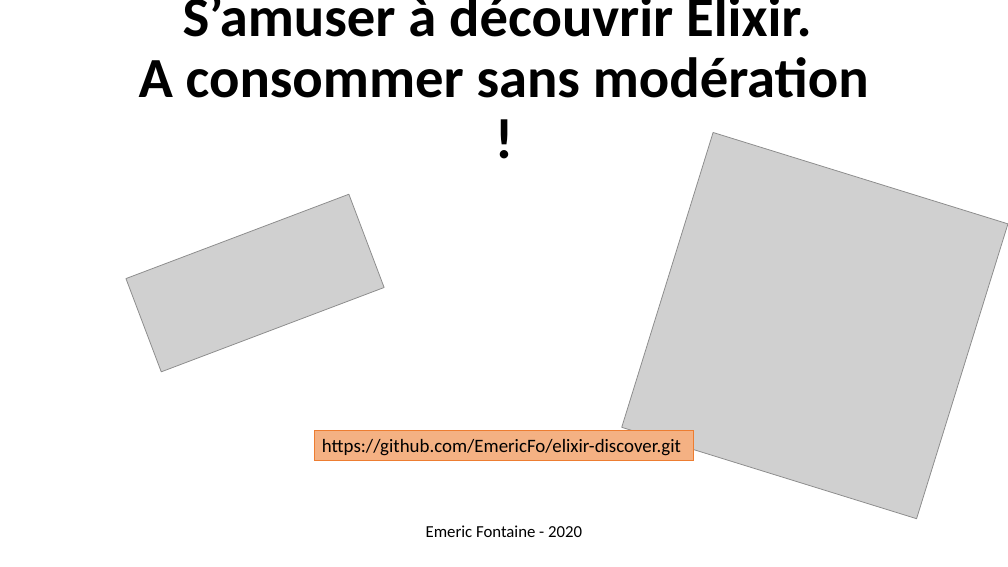
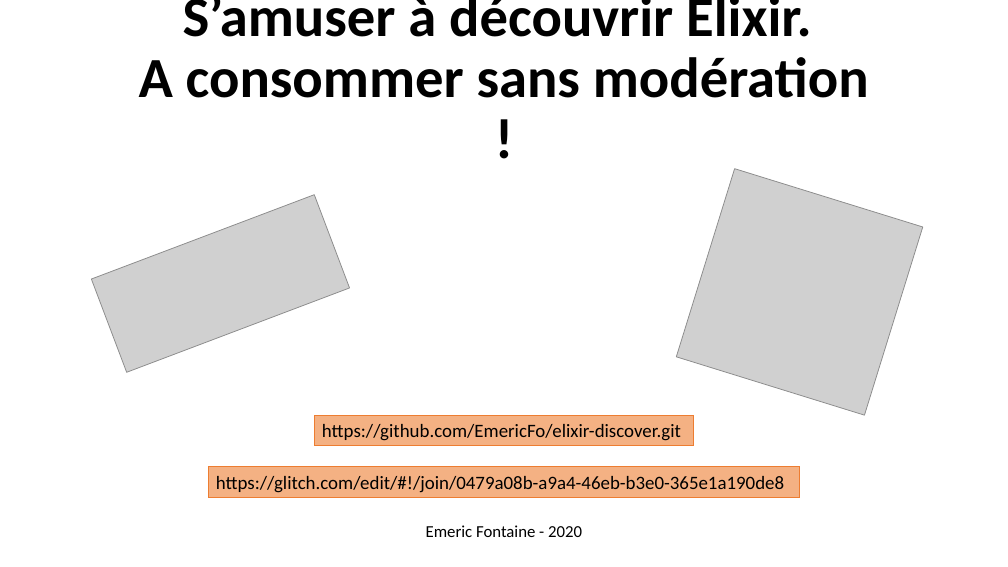
Before and after one commit to EmericFo/elixir-discover, a slide deck: slide 1 of DTD2020-elixir.pptx. Drawn at 1008x567 pixels with LibreOffice and Linux fonts; fonts in the diff are those of the drawing; grey boxes stand for pictures; background and template pictures are left out. Boxes give left, top, right and bottom in pixels: in the first picture for what was removed or moved away, otherwise in the second. Text is boxed around its words. In the diff, an @@ line names an element or a change of style, - is before the commit and + after.

Commit message:
maj slide

```diff
--- a/DTD2020-elixir.pptx
+++ b/DTD2020-elixir.pptx
@@ picture: place and size @@
-picture at (622,133,1008,519)
+picture at (676,169,923,416)
@@ picture: place and size @@
-picture at (126,194,384,372)
+picture at (91,195,349,372)
@@ rectangle "https://github.com/EmericFo/elixir-discover.git": place and size @@
-rectangle "https://github.com/EmericFo/elixir-discover.git" at (315,430,693,461)
+rectangle "https://github.com/EmericFo/elixir-discover.git" at (315,415,693,445)
@@ rectangle added at (209,467,800,498), fill #F4B183, outline #ED7D31 1 pt, 18 pt, text #000000 @@
+https://glitch.com/edit/#!/join/0479a08b-a9a4-46eb-b3e0-365e1a190de8
```
